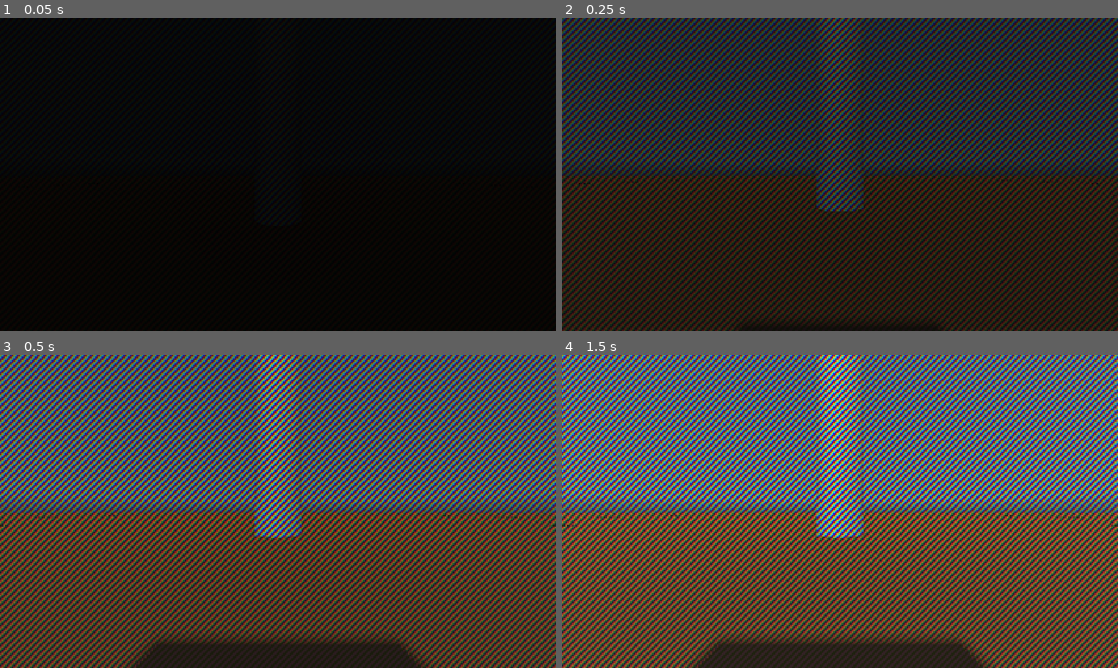
Above: before the commit, frames 1-4 (two rows, left to right).
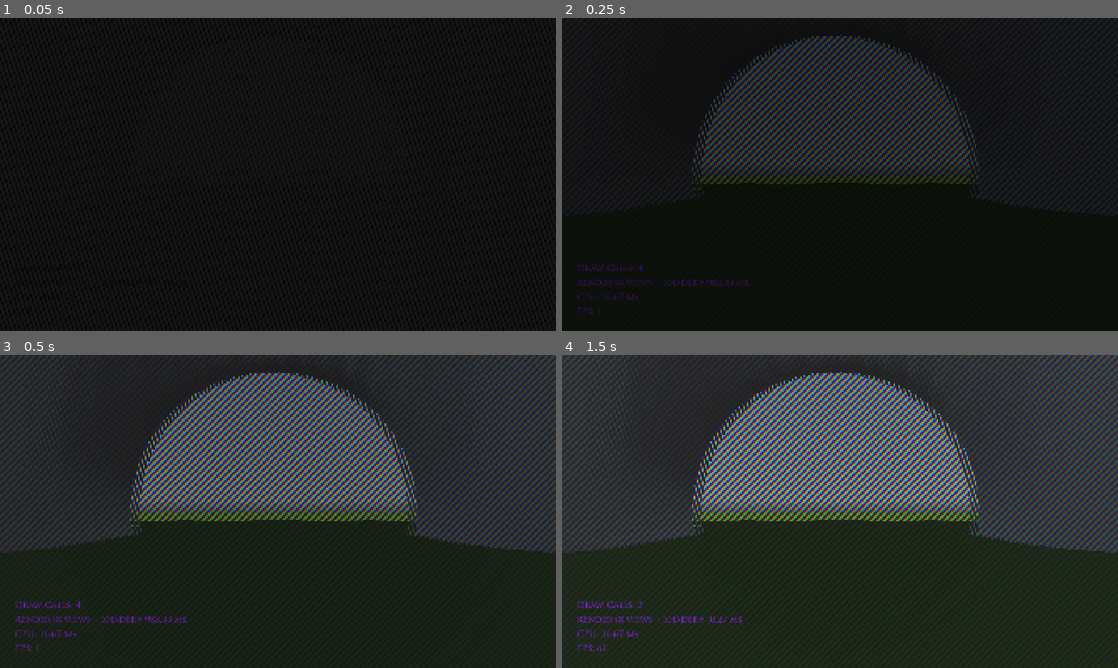
Above: after the commit, the same moments.

Repository: Heli90/Project-Saber-Autostereoscopic-Gaming-
Game: Godot game, scene res://scenes/game_scenes/scene_TV.tscn
Two runs of this game, one before a commit and one after it. Both use one fixed random seed, a clock stepped at 60 frames per second and the inputs below. This scene is started directly instead of the project's main scene. A sky picture missing from this copy of the repository is replaced by a grey-blue gradient.
Inputs:
- Up to frame 1 (0.05 s): no input
- Up to frame 2 (0.25 s): no input
- Up to frame 3 (0.5 s): no input
- Up to frame 4 (1.5 s): tap Enter at 1.25 s

The runs differ from the first frame. In frame 2, 61% of the frame differs, in the area x 0-100%, y 0-100%; in frame 3, 79%; in frame 4, 81%.

Commit message:
Mise à jour suivi.md

Diff:
--- a/godot_mapping/godot_cube/scenes/game_scenes/jeu.tscn
+++ b/godot_mapping/godot_cube/scenes/game_scenes/jeu.tscn
@@ -5,26 +5,6 @@
 [ext_resource type="PackedScene" uid="uid://s6n8auc020ga" path="res://scenes/menus/game_ending.tscn" id="3_0hq27"]
 [ext_resource type="Texture2D" uid="uid://dsax0f2n5h4la" path="res://addons/assets/sky_texture.exr" id="3_ftslj"]
 [ext_resource type="PackedScene" uid="uid://cowlnii2y28cm" path="res://scenes/menus/pause_menu.tscn" id="6_04wrr"]
-
-[sub_resource type="BoxMesh" id="BoxMesh_1c2mv"]
-
-[sub_resource type="StandardMaterial3D" id="StandardMaterial3D_f7g2b"]
-albedo_color = Color(0.15686275, 1, 0.49019608, 1)
-
-[sub_resource type="BoxShape3D" id="BoxShape3D_wd2d1"]
-
-[sub_resource type="PlaneMesh" id="PlaneMesh_1c2mv"]
-size = Vector2(200, 200)
-
-[sub_resource type="StandardMaterial3D" id="StandardMaterial3D_04wrr"]
-albedo_color = Color(0.41960785, 0.24313726, 0.03137255, 1)
-
-[sub_resource type="WorldBoundaryShape3D" id="WorldBoundaryShape3D_f7g2b"]
-
-[sub_resource type="PlaneMesh" id="PlaneMesh_y8ul7"]
-
-[sub_resource type="StandardMaterial3D" id="StandardMaterial3D_dmbnc"]
-albedo_color = Color(0, 0, 0, 1)
 
 [sub_resource type="PanoramaSkyMaterial" id="PanoramaSkyMaterial_wd2d1"]
 panorama = ExtResource("3_ftslj")
@@ -44,16 +24,36 @@
 ssil_enabled = true
 glow_enabled = true
 
-[sub_resource type="PhysicsMaterial" id="PhysicsMaterial_45xf8"]
-
-[sub_resource type="CylinderMesh" id="CylinderMesh_45xf8"]
-
-[sub_resource type="CylinderShape3D" id="CylinderShape3D_ypfyx"]
-
-[sub_resource type="PhysicsMaterial" id="PhysicsMaterial_32rft"]
+[sub_resource type="BoxMesh" id="BoxMesh_1c2mv"]
+
+[sub_resource type="StandardMaterial3D" id="StandardMaterial3D_f7g2b"]
+albedo_color = Color(0.15686275, 1, 0.49019608, 1)
+
+[sub_resource type="BoxShape3D" id="BoxShape3D_wd2d1"]
+
+[sub_resource type="PlaneMesh" id="PlaneMesh_y8ul7"]
+
+[sub_resource type="StandardMaterial3D" id="StandardMaterial3D_dmbnc"]
+albedo_color = Color(0, 0, 0, 1)
+
+[sub_resource type="PlaneMesh" id="PlaneMesh_1c2mv"]
+size = Vector2(200, 200)
+
+[sub_resource type="StandardMaterial3D" id="StandardMaterial3D_04wrr"]
+albedo_color = Color(0.23151973, 0.3287559, 0, 1)
+
+[sub_resource type="WorldBoundaryShape3D" id="WorldBoundaryShape3D_f7g2b"]
 
 [node name="Game" type="Node3D" unique_id=1026699542]
 script = ExtResource("1_fu8w0")
+
+[node name="WorldEnvironment" type="WorldEnvironment" parent="." unique_id=811052800]
+environment = SubResource("Environment_n65sj")
+
+[node name="PartieTimer" type="Timer" parent="." unique_id=1292462759]
+wait_time = 60.0
+one_shot = true
+ignore_time_scale = true
 
 [node name="Affichage" type="Node3D" parent="." unique_id=2058758241]
 
@@ -81,15 +81,6 @@
 [node name="Collision_Cube" type="CollisionShape3D" parent="Cube" unique_id=1695809508]
 shape = SubResource("BoxShape3D_wd2d1")
 
-[node name="Sol" type="StaticBody3D" parent="." unique_id=144602052]
-
-[node name="Forme_Sol" type="MeshInstance3D" parent="Sol" unique_id=1535449585]
-mesh = SubResource("PlaneMesh_1c2mv")
-surface_material_override/0 = SubResource("StandardMaterial3D_04wrr")
-
-[node name="Collision_Sol" type="CollisionShape3D" parent="Sol" unique_id=1092382132]
-shape = SubResource("WorldBoundaryShape3D_f7g2b")
-
 [node name="Lumière" type="DirectionalLight3D" parent="." unique_id=596364777]
 transform = Transform3D(1, 0, 0, 0, 0.720781, 0.69316286, 0, -0.69316286, 0.720781, 0, 0, 0)
 shadow_enabled = true
@@ -99,35 +90,119 @@
 mesh = SubResource("PlaneMesh_y8ul7")
 surface_material_override/0 = SubResource("StandardMaterial3D_dmbnc")
 
-[node name="WorldEnvironment" type="WorldEnvironment" parent="." unique_id=811052800]
-environment = SubResource("Environment_n65sj")
-
-[node name="PartieTimer" type="Timer" parent="." unique_id=1292462759]
-wait_time = 60.0
-one_shot = true
-ignore_time_scale = true
-
-[node name="Poteau1" type="StaticBody3D" parent="." unique_id=843809307]
-transform = Transform3D(1, 0, 0, 0, 1, 0, 0, 0, 1, 10, 10, 0)
-physics_material_override = SubResource("PhysicsMaterial_45xf8")
-
-[node name="Forme_Poteau" type="MeshInstance3D" parent="Poteau1" unique_id=62177902]
-transform = Transform3D(1, 0, 0, 0, 10, 0, 0, 0, 1, 0, 0, 0)
-mesh = SubResource("CylinderMesh_45xf8")
-
-[node name="Collision_Poteau" type="CollisionShape3D" parent="Poteau1" unique_id=2063679097]
-transform = Transform3D(1, 0, 0, 0, 10, 0, 0, 0, 1, 0, 0, 0)
-shape = SubResource("CylinderShape3D_ypfyx")
-
-[node name="Poteau2" type="StaticBody3D" parent="." unique_id=588000500]
-physics_material_override = SubResource("PhysicsMaterial_32rft")
-
-[node name="Forme_Poteau" type="MeshInstance3D" parent="Poteau2" unique_id=1197227790]
-transform = Transform3D(1, 0, 0, 0, 10, 0, 0, 0, 1, -10, 10, 0)
-mesh = SubResource("CylinderMesh_45xf8")
-
-[node name="Collision_Poteau" type="CollisionShape3D" parent="Poteau2" unique_id=1945102803]
-transform = Transform3D(1, 0, 0, 0, 10, 0, 0, 0, 1, -10, 10, 0)
-shape = SubResource("CylinderShape3D_ypfyx")
+[node name="Map" type="Node3D" parent="." unique_id=1966754843]
+transform = Transform3D(1, 0, 0, 0, 1, 0, 0, 0, 1, 0, 1.1453242, 0)
+
+[node name="CSGCombiner3D" type="CSGCombiner3D" parent="Map" unique_id=801060821]
+gi_mode = 2
+use_collision = true
+
+[node name="Wall0" type="CSGBox3D" parent="Map/CSGCombiner3D" unique_id=1133564028]
+transform = Transform3D(1, 0, 0, 0, 1, 0, 0, 0, 1, -10, 2, 5)
+size = Vector3(10, 5, 10)
+
+[node name="Rooftop0" type="CSGSphere3D" parent="Map/CSGCombiner3D" unique_id=1292077997]
+transform = Transform3D(1, 0, 0, 0, 1, 0, 0, 0, 1, -10.034, 4.5, 5)
+radius = 5.0
+radial_segments = 30
+rings = 20
+
+[node name="MiniRooftop0" type="CSGSphere3D" parent="Map/CSGCombiner3D/Rooftop0" unique_id=1007232671]
+transform = Transform3D(1, 0, 0, 0, 1, 0, 0, 0, 1, 5, 0, -5)
+radius = 2.0
+rings = 2
+
+[node name="MiniRooftop1" type="CSGSphere3D" parent="Map/CSGCombiner3D/Rooftop0" unique_id=1588902704]
+transform = Transform3D(1, 0, 0, 0, 1, 0, 0, 0, 1, -5, 0, -5)
+radius = 2.0
+rings = 2
+
+[node name="MiniRooftop2" type="CSGSphere3D" parent="Map/CSGCombiner3D/Rooftop0" unique_id=482678489]
+transform = Transform3D(1, 0, 0, 0, 1, 0, 0, 0, 1, 5, 0, 5)
+radius = 2.0
+rings = 2
+
+[node name="MiniRooftop3" type="CSGSphere3D" parent="Map/CSGCombiner3D/Rooftop0" unique_id=1299660174]
+transform = Transform3D(1, 0, 0, 0, 1, 0, 0, 0, 1, -5, 0, 5)
+radius = 2.0
+rings = 2
+
+[node name="MiniRooftop4" type="CSGSphere3D" parent="Map/CSGCombiner3D/Rooftop0" unique_id=132543594]
+transform = Transform3D(1, 0, 0, 0, 1, 0, 0, 0, 1, 0, 4, 0)
+radius = 2.0
+rings = 2
+
+[node name="Room0" type="CSGCylinder3D" parent="Map/CSGCombiner3D" unique_id=1007288992]
+transform = Transform3D(1, 0, 0, 0, 1, 0, 0, 0, 1, -10, 2, 5)
+operation = 2
+radius = 4.5
+height = 5.0
+sides = 64
+
+[node name="Door0" type="CSGCylinder3D" parent="Map/CSGCombiner3D" unique_id=845492771]
+transform = Transform3D(0.9999619, -0.008726535, 0, -3.8144898e-10, -4.3709722e-08, -1, 0.008726535, 0.9999619, -4.371139e-08, -10.207, 0, 1)
+operation = 2
+radius = 3.0
+height = 3.0
+sides = 64
+
+[node name="Wall1" type="CSGBox3D" parent="Map/CSGCombiner3D" unique_id=609395208]
+transform = Transform3D(1, 0, 0, 0, 1, 0, 0, 0, 1, 10, 2, 5)
+size = Vector3(10, 5, 10)
+
+[node name="Rooftop1" type="CSGSphere3D" parent="Map/CSGCombiner3D" unique_id=80439933]
+transform = Transform3D(1, 0, 0, 0, 1, 0, 0, 0, 1, 10, 4.5, 5)
+radius = 5.0
+radial_segments = 30
+rings = 20
+
+[node name="MiniRooftop0" type="CSGSphere3D" parent="Map/CSGCombiner3D/Rooftop1" unique_id=350290975]
+transform = Transform3D(1, 0, 0, 0, 1, 0, 0, 0, 1, 5, 0, -5)
+radius = 2.0
+rings = 2
+
+[node name="MiniRooftop1" type="CSGSphere3D" parent="Map/CSGCombiner3D/Rooftop1" unique_id=536936998]
+transform = Transform3D(1, 0, 0, 0, 1, 0, 0, 0, 1, -5, 0, -5)
+radius = 2.0
+rings = 2
+
+[node name="MiniRooftop2" type="CSGSphere3D" parent="Map/CSGCombiner3D/Rooftop1" unique_id=2129034617]
+transform = Transform3D(1, 0, 0, 0, 1, 0, 0, 0, 1, 5, 0, 5)
+radius = 2.0
+rings = 2
+
+[node name="MiniRooftop3" type="CSGSphere3D" parent="Map/CSGCombiner3D/Rooftop1" unique_id=826615459]
+transform = Transform3D(1, 0, 0, 0, 1, 0, 0, 0, 1, -5, 0, 5)
+radius = 2.0
+rings = 2
+
+[node name="MiniRooftop4" type="CSGSphere3D" parent="Map/CSGCombiner3D/Rooftop1" unique_id=1976226149]
+transform = Transform3D(1, 0, 0, 0, 1, 0, 0, 0, 1, 0, 4, 0)
+radius = 2.0
+rings = 2
+
+[node name="Room1" type="CSGCylinder3D" parent="Map/CSGCombiner3D" unique_id=23413717]
+transform = Transform3D(1, 0, 0, 0, 1, 0, 0, 0, 1, 10, 2, 5)
+operation = 2
+radius = 4.5
+height = 5.0
+sides = 64
+
+[node name="Door1" type="CSGCylinder3D" parent="Map/CSGCombiner3D" unique_id=320842749]
+transform = Transform3D(0.9999619, -0.008726535, 0, -3.8144898e-10, -4.3709722e-08, -1, 0.008726535, 0.9999619, -4.371139e-08, 10, 0, 1)
+operation = 2
+radius = 3.0
+height = 3.0
+sides = 64
+
+[node name="Sol" type="StaticBody3D" parent="Map" unique_id=144602052]
+transform = Transform3D(1, 0, 0, 0, 1, 0, 0, 0, 1, 0, -0.5, 0)
+
+[node name="Forme_Sol" type="MeshInstance3D" parent="Map/Sol" unique_id=1535449585]
+mesh = SubResource("PlaneMesh_1c2mv")
+surface_material_override/0 = SubResource("StandardMaterial3D_04wrr")
+
+[node name="Collision_Sol" type="CollisionShape3D" parent="Map/Sol" unique_id=1092382132]
+shape = SubResource("WorldBoundaryShape3D_f7g2b")
 
 [connection signal="timeout" from="PartieTimer" to="." method="_onPartieTimerTimeout"]
--- a/godot_mapping/godot_cube/scenes/game_scenes/scene_TV.tscn
+++ b/godot_mapping/godot_cube/scenes/game_scenes/scene_TV.tscn
@@ -2,44 +2,13 @@
 
 [ext_resource type="Script" uid="uid://v4jt0cyocs3e" path="res://scripts/game_scenes/scene_tv.gd" id="1_xlecp"]
 [ext_resource type="PackedScene" uid="uid://br2jmvjla4guc" path="res://scenes/game_scenes/joueur.tscn" id="2_rfm68"]
+[ext_resource type="FontFile" uid="uid://bd4geqghtkj13" path="res://addons/assets/TextFontBase.ttf" id="3_llrkf"]
 [ext_resource type="Shader" uid="uid://vno46ensk36y" path="res://shaders/generation_image.gdshader" id="4_wdlj1"]
 [ext_resource type="PackedScene" uid="uid://vkh3oc4hwdmv" path="res://scenes/game_scenes/jeu.tscn" id="6_qo1rj"]
-
-[sub_resource type="ViewportTexture" id="ViewportTexture_fqw2t"]
-viewport_path = NodePath("J1/CameraControllerFPS/Vue1")
-
-[sub_resource type="ViewportTexture" id="ViewportTexture_6c3ax"]
-viewport_path = NodePath("J1/CameraControllerFPS/Vue2")
-
-[sub_resource type="ViewportTexture" id="ViewportTexture_gvfcn"]
-viewport_path = NodePath("Vue3")
-
-[sub_resource type="ViewportTexture" id="ViewportTexture_2jldk"]
-viewport_path = NodePath("Vue4")
-
-[sub_resource type="ViewportTexture" id="ViewportTexture_nrlg5"]
-viewport_path = NodePath("J2/CameraControllerFPS/Vue5")
-
-[sub_resource type="ViewportTexture" id="ViewportTexture_wcpdv"]
-viewport_path = NodePath("J2/CameraControllerFPS/Vue6")
-
-[sub_resource type="ViewportTexture" id="ViewportTexture_6n0u1"]
-viewport_path = NodePath("Vue7")
-
-[sub_resource type="ViewportTexture" id="ViewportTexture_5cx5k"]
-viewport_path = NodePath("Vue8")
 
 [sub_resource type="ShaderMaterial" id="ShaderMaterial_6c3ax"]
 resource_local_to_scene = true
 shader = ExtResource("4_wdlj1")
-shader_parameter/vue_1 = SubResource("ViewportTexture_fqw2t")
-shader_parameter/vue_2 = SubResource("ViewportTexture_6c3ax")
-shader_parameter/vue_3 = SubResource("ViewportTexture_gvfcn")
-shader_parameter/vue_4 = SubResource("ViewportTexture_2jldk")
-shader_parameter/vue_5 = SubResource("ViewportTexture_nrlg5")
-shader_parameter/vue_6 = SubResource("ViewportTexture_wcpdv")
-shader_parameter/vue_7 = SubResource("ViewportTexture_6n0u1")
-shader_parameter/vue_8 = SubResource("ViewportTexture_5cx5k")
 shader_parameter/N = 8
 shader_parameter/decalage = -1
 
@@ -158,6 +127,45 @@
 transform = Transform3D(1, 0, 0, 0, 1, 0, 0, 0, 1, 100, 10, 7)
 current = true
 
+[node name="TechnicalInfos" type="CanvasLayer" parent="." unique_id=1621305502]
+layer = 0
+
+[node name="FPS" type="Label" parent="TechnicalInfos" unique_id=154098478]
+offset_left = 50.0
+offset_top = 1000.0
+offset_right = 90.0
+offset_bottom = 1023.0
+theme_override_colors/font_color = Color(0.5942287, 0.11192388, 0.99999994, 1)
+theme_override_fonts/font = ExtResource("3_llrkf")
+theme_override_font_sizes/font_size = 30
+
+[node name="CPU" type="Label" parent="TechnicalInfos" unique_id=2144589808]
+offset_left = 50.0
+offset_top = 950.0
+offset_right = 90.0
+offset_bottom = 973.0
+theme_override_colors/font_color = Color(0.59607846, 0.11372549, 1, 1)
+theme_override_fonts/font = ExtResource("3_llrkf")
+theme_override_font_sizes/font_size = 30
+
+[node name="GPU" type="Label" parent="TechnicalInfos" unique_id=185849556]
+offset_left = 50.0
+offset_top = 900.0
+offset_right = 90.0
+offset_bottom = 923.0
+theme_override_colors/font_color = Color(0.59607846, 0.11372549, 1, 1)
+theme_override_fonts/font = ExtResource("3_llrkf")
+theme_override_font_sizes/font_size = 30
+
+[node name="DrawCalls" type="Label" parent="TechnicalInfos" unique_id=1590461644]
+offset_left = 50.0
+offset_top = 850.0
+offset_right = 90.0
+offset_bottom = 873.0
+theme_override_colors/font_color = Color(0.59607846, 0.11372549, 1, 1)
+theme_override_fonts/font = ExtResource("3_llrkf")
+theme_override_font_sizes/font_size = 30
+
 [node name="TextureRect" type="TextureRect" parent="." unique_id=520957025]
 self_modulate = Color(1, 0, 0, 1)
 texture_filter = 2
--- a/godot_mapping/godot_cube/scenes/game_scenes/scene_pc.tscn
+++ b/godot_mapping/godot_cube/scenes/game_scenes/scene_pc.tscn
@@ -27,7 +27,7 @@
 render_target_update_mode = 4
 
 [node name="J1" parent="SplitScreens/Camera1/POV1" unique_id=1529862946 instance=ExtResource("2_wbbwd")]
-transform = Transform3D(1, 0, 0, 0, 1, 0, 0, 0, 1, -5, 1, 5)
+transform = Transform3D(1, 0, 0, 0, 1, 0, 0, 0, 1, -10, 1, 5)
 
 [node name="Camera2" type="SubViewportContainer" parent="SplitScreens" unique_id=859538132]
 layout_mode = 2
@@ -41,7 +41,7 @@
 render_target_update_mode = 4
 
 [node name="J2" parent="SplitScreens/Camera2/POV2" unique_id=1697962834 instance=ExtResource("2_wbbwd")]
-transform = Transform3D(1, 0, 0, 0, 1, 0, 0, 0, 1, 5, 1, 5)
+transform = Transform3D(1, 0, 0, 0, 1, 0, 0, 0, 1, 10, 1, 5)
 player_id = 2
 
 [node name="CubeTournant" parent="." unique_id=1026699542 instance=ExtResource("3_d2mly")]
--- a/godot_mapping/godot_cube/scripts/game_scenes/scene_tv.gd
+++ b/godot_mapping/godot_cube/scripts/game_scenes/scene_tv.gd
@@ -9,7 +9,13 @@
 @onready var cam_controller_j1: Node3D = $J1/CameraControllerFPS
 @onready var cam_controller_j2: Node3D = $J2/CameraControllerFPS
 
+@onready var label_fps: Label = $TechnicalInfos/FPS
+@onready var label_cpu = $TechnicalInfos/CPU
+@onready var label_gpu = $TechnicalInfos/GPU
+@onready var label_draw_calls = $TechnicalInfos/DrawCalls
+
 var initialisations_joueurs: bool = false
+var rendu_time: float = 0.0
 
 func _ready():
 	await get_tree().process_frame
@@ -20,6 +26,7 @@
 
 	var shader_mat = screen_output.material as ShaderMaterial
 
+	var start_time = Time.get_ticks_msec()
 	# On configure chaque vue
 	for i in range(1, nb_views+1):
 		var viewport_vue
@@ -36,6 +43,25 @@
 			var texture_vue = vue.get_texture()
 			var shader_vue = "vue_" + str(i)
 			shader_mat.set_shader_parameter(shader_vue, texture_vue)
+	var end_time = Time.get_ticks_msec()
+	rendu_time = end_time - start_time
+
+func _process(_delta: float) -> void:
+	# Temps total d'une frame
+	var fps = Engine.get_frames_per_second()
+	var total_frame = (1.0 / fps) * 1000.0
+
+	# Temps de rendu du CPU
+	var cpu_time = Performance.get_monitor(Performance.TIME_PROCESS) * 1000.0
+	# Temps de rendu du GPU
+	var render_time = total_frame - cpu_time
+	# Nombre d'appels du shader
+	var draw_calls = Performance.get_monitor(Performance.RENDER_TOTAL_DRAW_CALLS_IN_FRAME)
+
+	label_fps.text = "FPS: %d"%fps
+	label_cpu.text = "CPU: %.2f ms"%cpu_time
+	label_gpu.text = "Render (8 views + Shader): %.2f ms"%render_time
+	label_draw_calls.text = "Draw Calls: %d"%draw_calls
 
 func _input(event: InputEvent) -> void:
 	if event.is_action_pressed("StopGame"):
Not shown, changed: SUIVI.md
